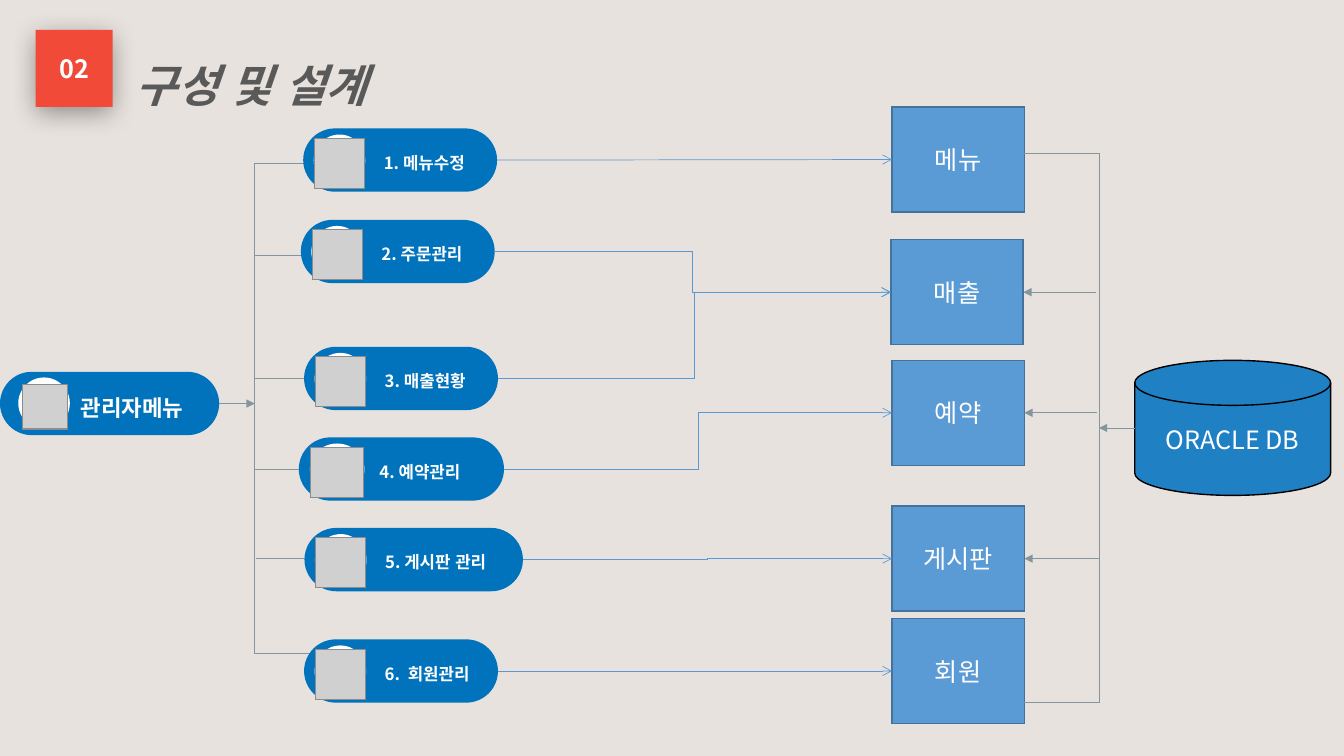
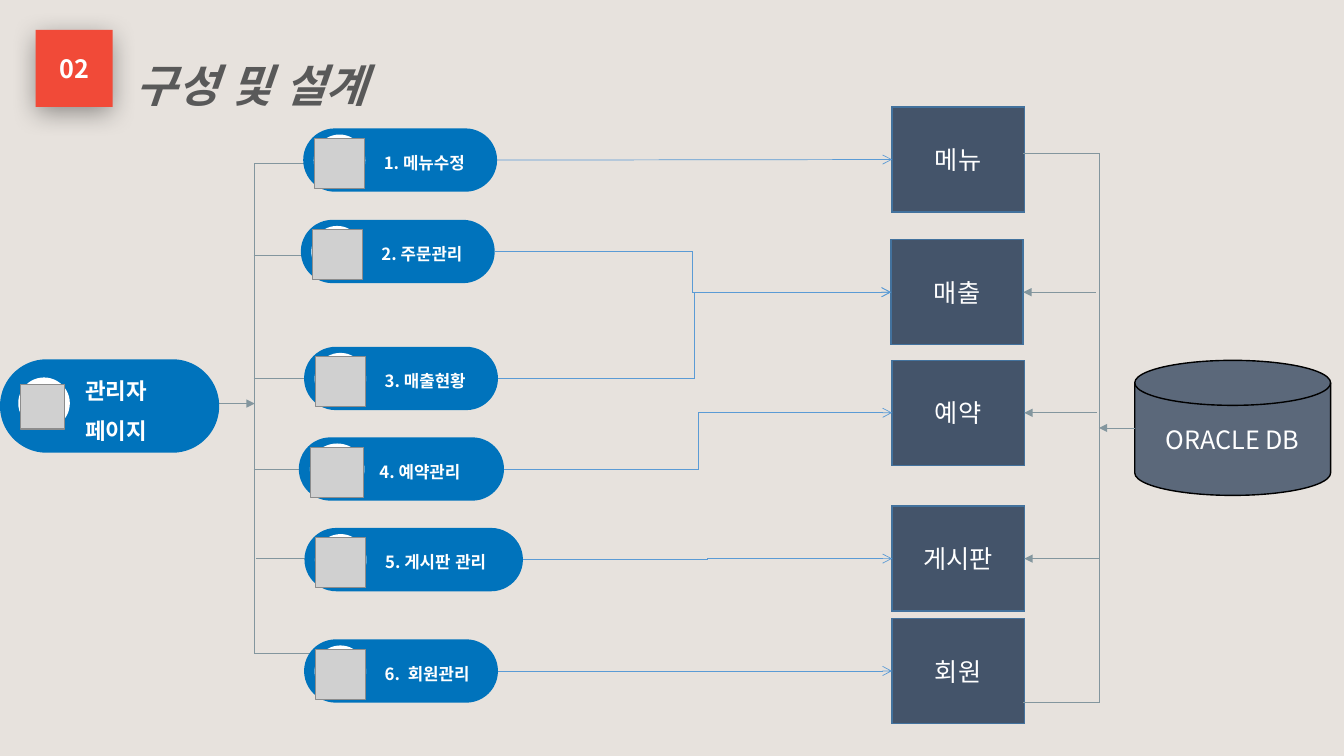
Before and after one commit to phoresis92/restaurant, a slide deck: slide 5 of 프로젝트 기획서/프로젝트 계획서.pptx. Drawn at 1344x756 pixels with LibreOffice and Linux fonts; fonts in the diff are those of the drawing; grey boxes stand for pictures. Boxes give left, top, right and bottom in pixels: in the first picture for what was removed or moved away, otherwise in the second. Text is boxed around its words. In the diff, an @@ line names an element or a change of style, - is before the commit and + after.

```diff
--- a/프로젝트 기획서/프로젝트 계획서.pptx
+++ b/프로젝트 기획서/프로젝트 계획서.pptx
@@ rounded rectangle "관리자": place and size @@
-rounded rectangle "관리자" at (0, 372, 219, 436)
+rounded rectangle "관리자" at (0, 359, 219, 453)
@@ text in rounded rectangle at (85, 380, 147, 441): text changed @@
-관리자메뉴
+관리자
+페이지
@@ cylinder "ORACLE DB" at (1135, 361, 1331, 496): fill #0070C0 at 86% opacity to #44546A at 86% opacity @@
@@ fill #5B9BD5 to #44546A in 5 elements at (892, 361, 1024, 466), (892, 619, 1024, 724), (892, 107, 1024, 212), (891, 240, 1023, 345), (892, 506, 1024, 611) @@
```
Also in this commit, not shown: 12 other slides changed, 3 slides added, 11 other files.
